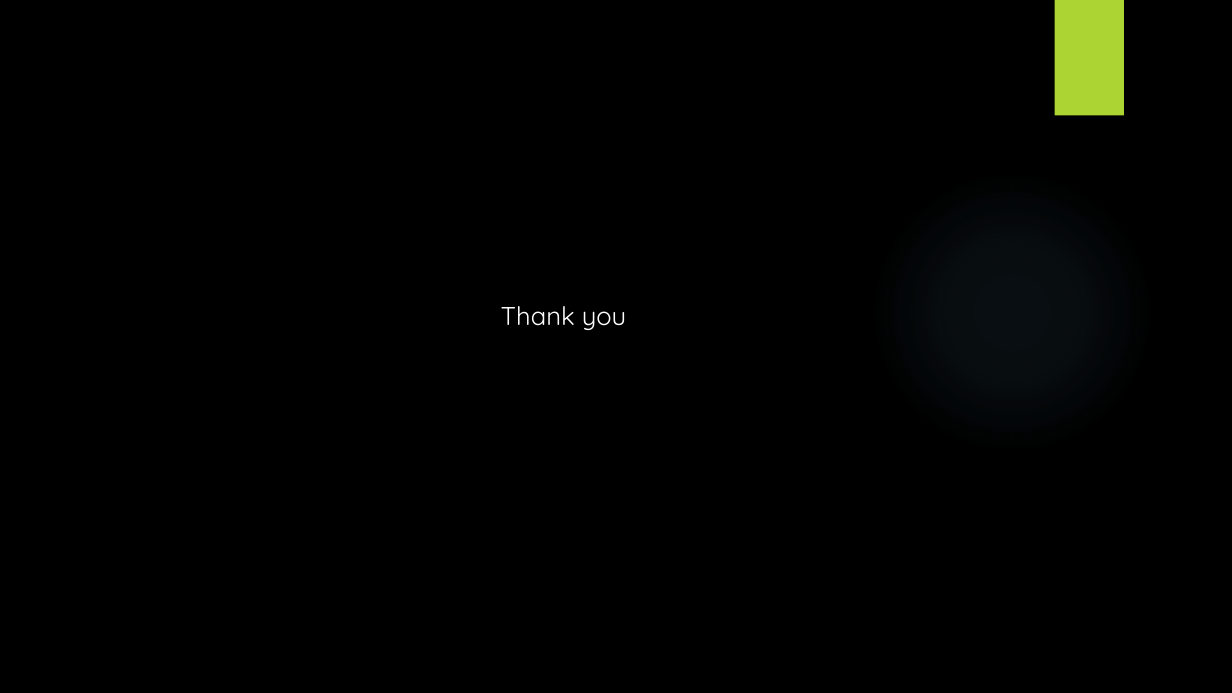
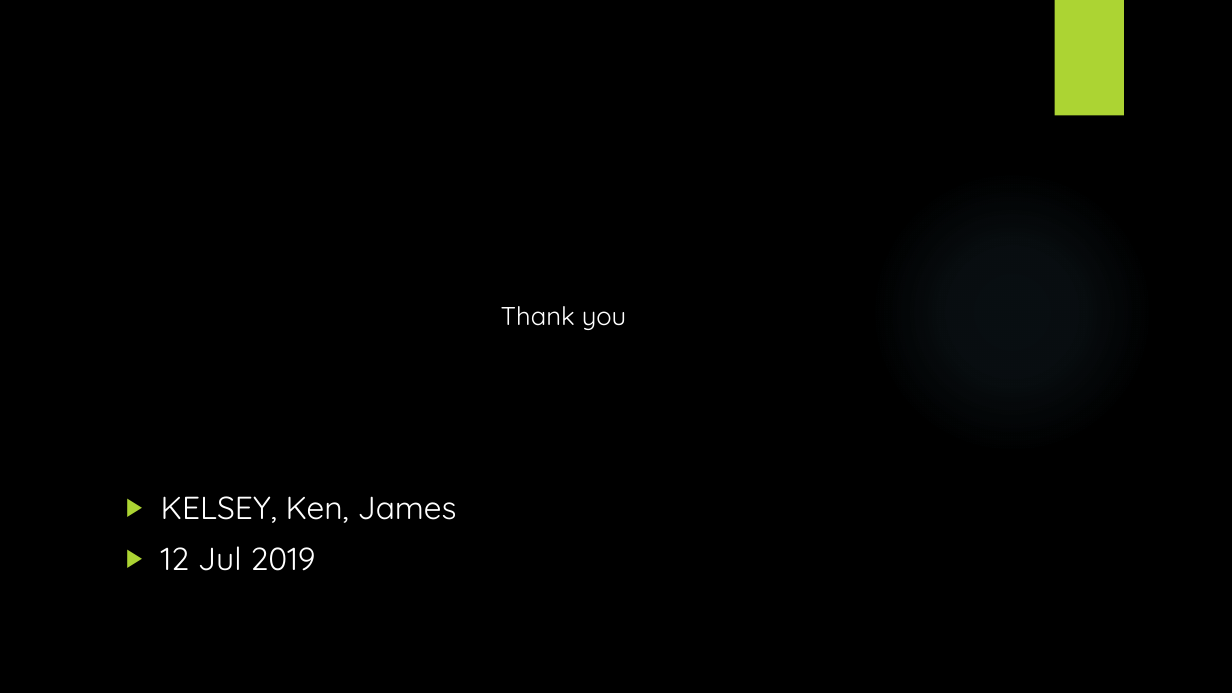
Before and after one commit to JNYH/projectbenson, a slide deck: slide 13 of OptimizeStreetTeamDeployment.pptx. Drawn at 1232x693 pixels with LibreOffice and Linux fonts; fonts in the diff are those of the drawing; background and template pictures are left out. Boxes give left, top, right and bottom in pixels: in the first picture for what was removed or moved away, otherwise in the second. Text is boxed around its words. In the diff, an @@ line names an element or a change of style, - is before the commit and + after.

```diff
--- a/OptimizeStreetTeamDeployment.pptx
+++ b/OptimizeStreetTeamDeployment.pptx
@@ text added at <box>161,496,457,571</box>, 24.8 pt, text #FFFFFF @@
+▶ KELSEY, Ken, James
+▶ 12 Jul 2019
```
Also in this commit, not shown: 7 other slides changed, 1 slide added.
